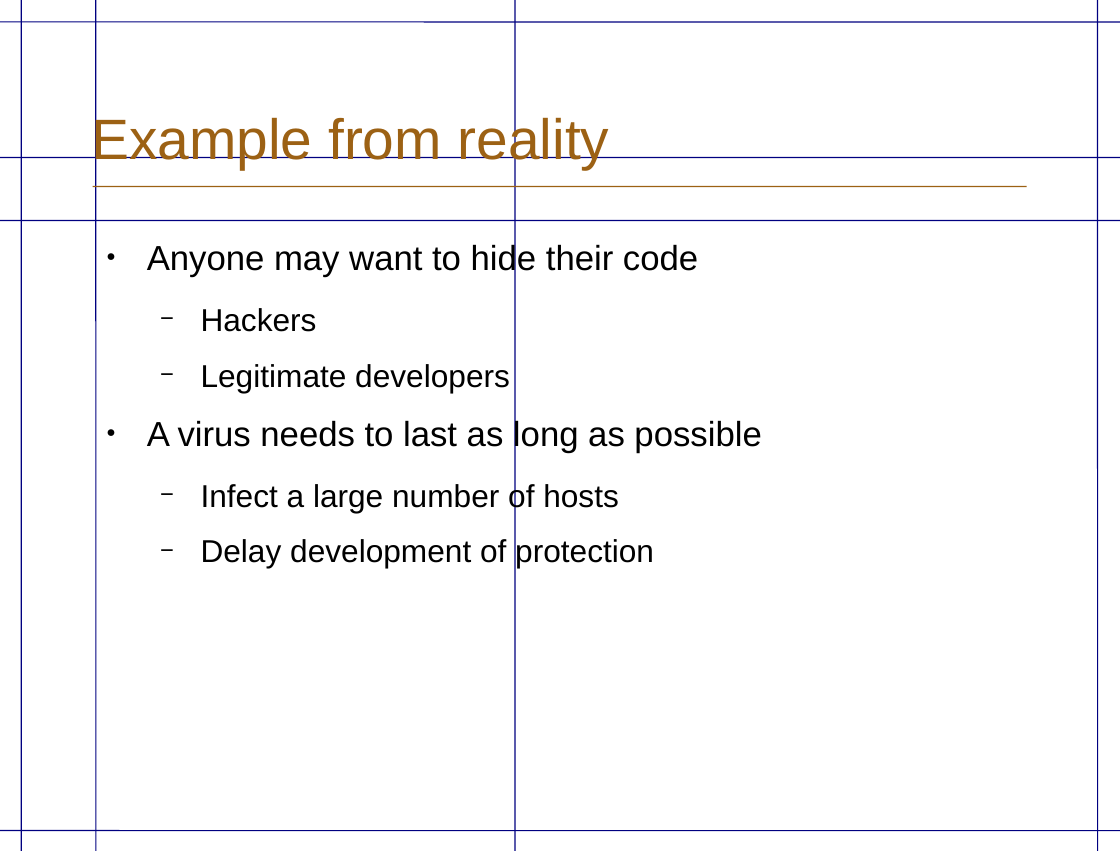
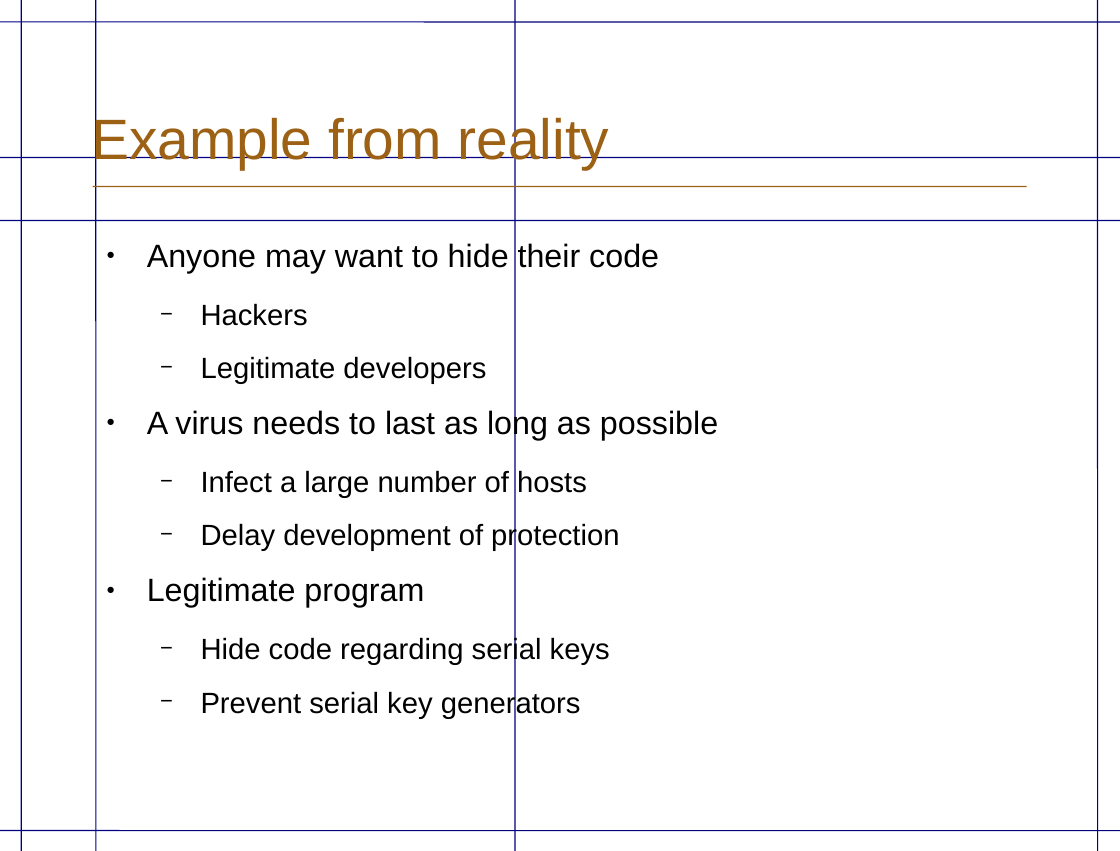
Before and after one commit to eriknylander/exjobb, a slide deck: slide 2 of Presentation/ExjobbPresentation _english.odp. Drawn at 1120x851 pixels with LibreOffice and Linux fonts; fonts in the diff are those of the drawing; background and template pictures are left out. Boxes give left, top, right and bottom in pixels: in the first picture for what was removed or moved away, otherwise in the second. Text is boxed around its words. In the diff, an @@ line names an element or a change of style, - is before the commit and + after.

```diff
--- a/Presentation/ExjobbPresentation _english.odp
+++ b/Presentation/ExjobbPresentation _english.odp
@@ text at bbox=[147, 243, 718, 551]: size 22 to 20.4 pt in "Anyone may want to hide their code", "A virus needs to last as long ..."; size 20 to 18.5 pt in "Hackers", "Legitimate developers", "Infect a large number of hosts", "Delay development of protection" @@
@@ text at bbox=[147, 577, 610, 666]: paragraphs added @@
+● Legitimate program
+  − Hide code regarding serial keys
+  − Prevent serial key generators
```
Also in this commit, not shown: 10 other slides changed, 5 slides added, 2 slides removed, 2 other files.
